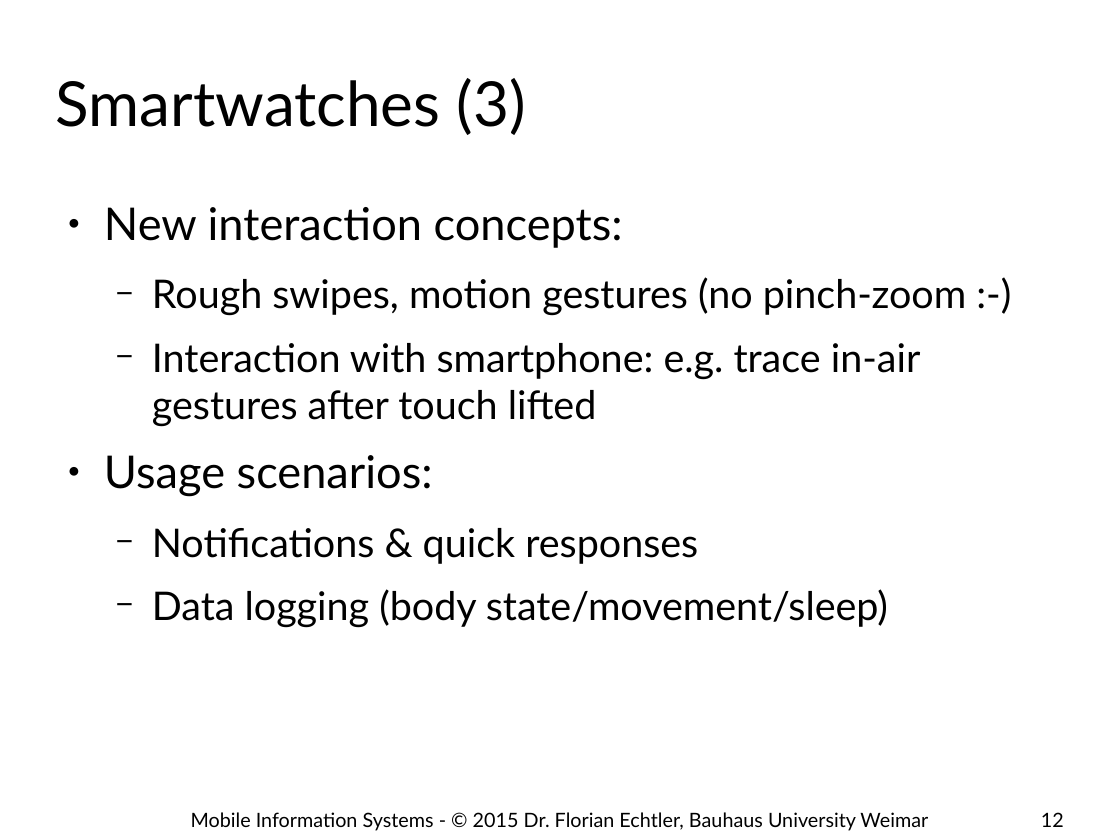
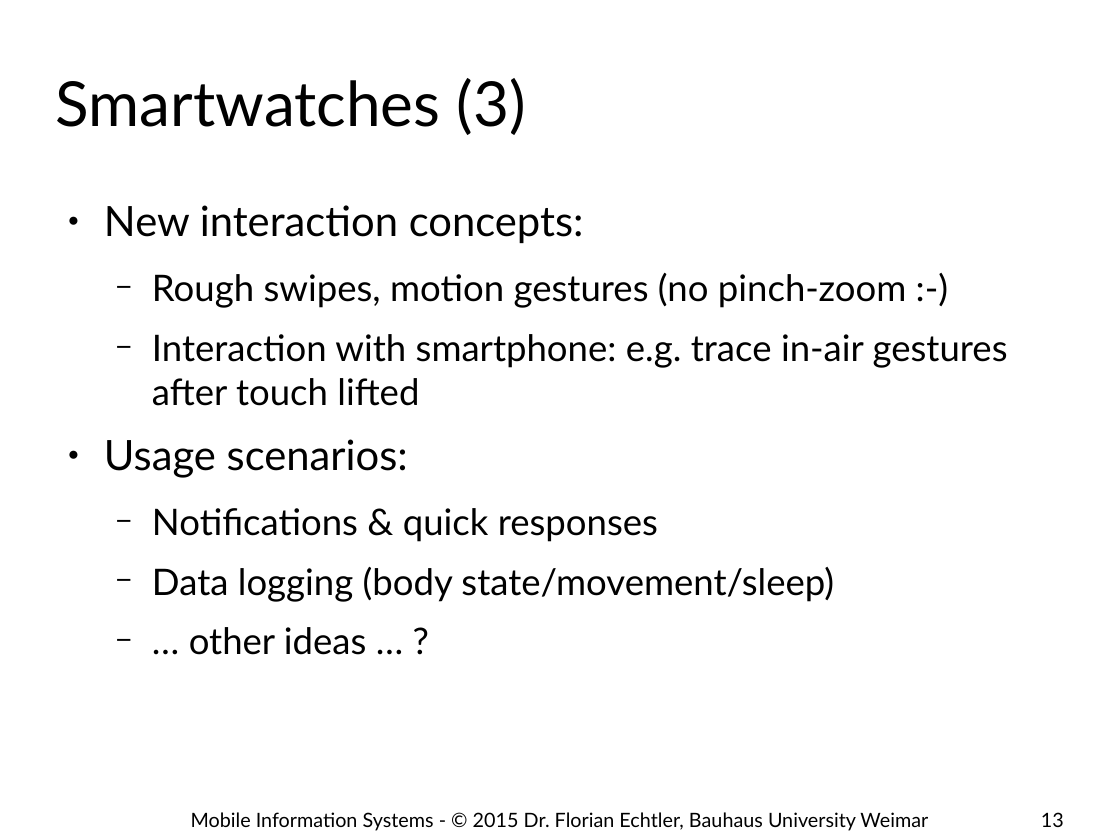
Before and after one commit to floe/mobile-information-systems, a slide deck: slide 13 of 08-ubicomp-iot.odp (slide 12 before the commit). Drawn at 1120x840 pixels with LibreOffice and Linux fonts; fonts in the diff are those of the drawing; background and template pictures are left out. Boxes give left, top, right and bottom in pixels: in the first picture for what was removed or moved away, otherwise in the second. Text is boxed around its words. In the diff, an @@ line names an element or a change of style, - is before the commit and + after.

```diff
--- a/08-ubicomp-iot.odp
+++ b/08-ubicomp-iot.odp
@@ text at (104, 205, 1008, 602): size 32 to 29.6 pt in "New interaction concepts:", "Usage scenarios:"; size 28 to 25.9 pt in "Rough swipes, motion gestures (no pinch-zoom :-)", "Interaction with smartphone: e.g. trace in-air gestures ...", "Notifications & quick responses", "Data logging (body state/movement/sleep)" @@
@@ text at (189, 627, 367, 655): paragraph added @@
+  − … other ideas … ?
@@ page number at (1041, 812, 1064, 827): text changed @@
-12
+13
```
Also in this commit, not shown: 3 other slides changed, 3 slides added.
